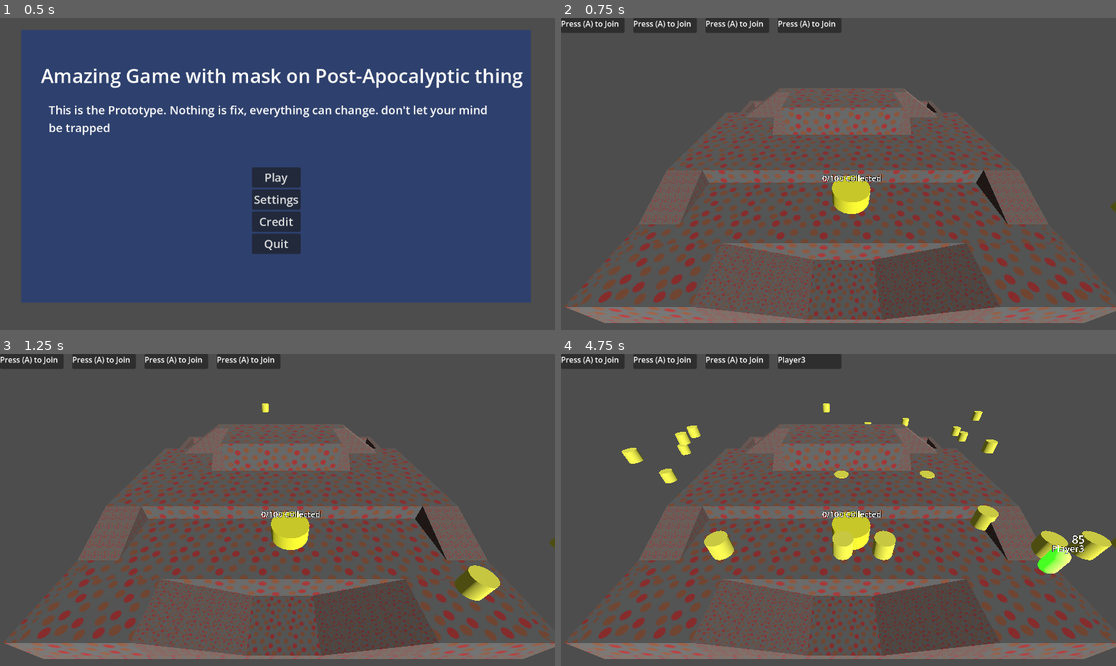
Above: before the commit, frames 1-4 (two rows, left to right).
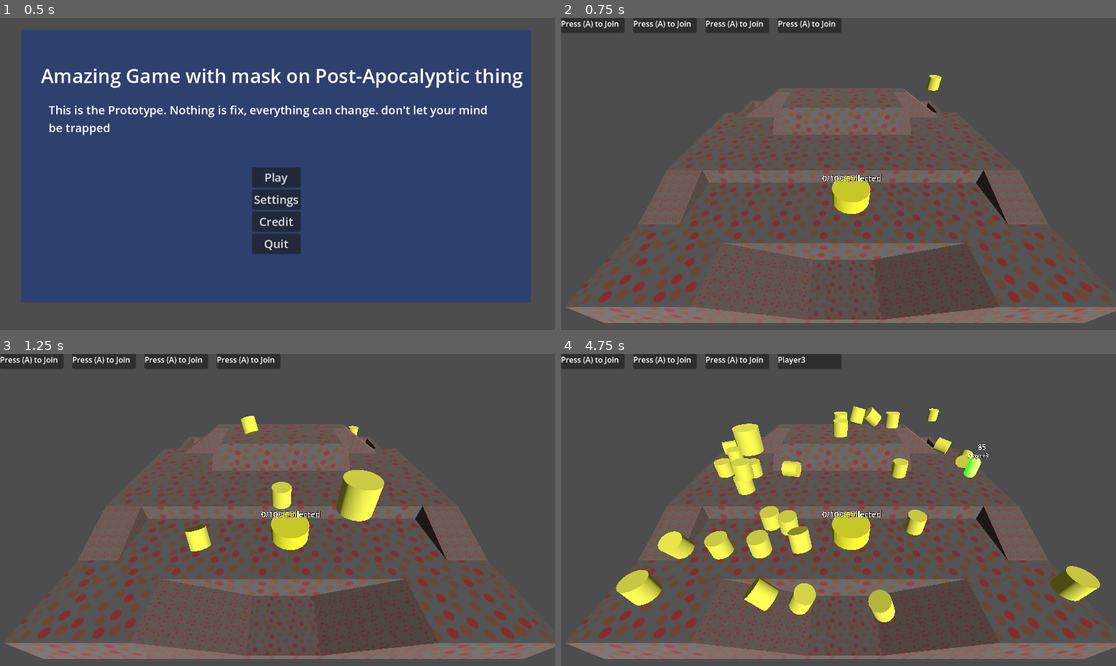
Above: after the commit, the same moments.

Repository: icvara/GGJ26
Game: Godot game, scene res://Menu/Landing_menu.tscn
Same seed, same stepped clock (60 frames per second), same inputs: the game is played once before the commit and once after it.
Inputs:
- Up to frame 1 (0.5 s): no input
- Up to frame 2 (0.75 s): click "Play" at 0.5 s
- Up to frame 3 (1.25 s): no input
- Up to frame 4 (4.75 s): tap A (move_left) every 0.75 s from 1.25 to 4.25 s; hold D (move_right) 1.28-2.03 s; hold Enter (join_game) 1.28-2.03 s; hold S (move_down) 2.03-2.78 s; tap Enter (join_game) at 2.1, 3.6 s; hold D (move_right) 2.78-3.53 s; hold Enter (join_game) 2.78-3.53 s; hold W (move_up) 3.53-4.28 s; hold A (move_left) from 4.28 s (still down); hold Enter (join_game) from 4.28 s (still down)

Frame 1 is identical in both runs. In frame 2, 0.1% of the frame differs, in the area x 65-100%, y 18-63%; in frame 3, 2.5%; in frame 4, 9.7%, in the area x 9-100%, y 15-86%.

Commit message:
correct gravity

Diff:
--- a/godot-ggj-26/items/object.tscn
+++ b/godot-ggj-26/items/object.tscn
@@ -1,6 +1,11 @@
 [gd_scene format=3 uid="uid://baig5ldsod2eb"]
 
 [ext_resource type="Script" uid="uid://ck2ulbq8c6t5w" path="res://items/object.gd" id="1_ol1fq"]
+
+[sub_resource type="PhysicsMaterial" id="PhysicsMaterial_ol1fq"]
+
+[sub_resource type="CylinderShape3D" id="CylinderShape3D_ol1fq"]
+height = 1.0
 
 [sub_resource type="StandardMaterial3D" id="StandardMaterial3D_cm8i7"]
 albedo_color = Color(1, 1, 0.3137255, 1)
@@ -9,31 +14,27 @@
 material = SubResource("StandardMaterial3D_cm8i7")
 height = 1.0
 
-[sub_resource type="PhysicsMaterial" id="PhysicsMaterial_ol1fq"]
-
-[sub_resource type="CylinderShape3D" id="CylinderShape3D_ol1fq"]
-height = 1.0
-
 [sub_resource type="CylinderShape3D" id="CylinderShape3D_8d01g"]
 radius = 0.82421875
 
 [node name="Object" type="Node3D" unique_id=1118360614]
 script = ExtResource("1_ol1fq")
 
-[node name="MeshInstance3D" type="MeshInstance3D" parent="." unique_id=728517360]
-mesh = SubResource("CylinderMesh_ol1fq")
-
-[node name="RigidBody3D" type="RigidBody3D" parent="MeshInstance3D" unique_id=689042725]
+[node name="RigidBody3D" type="RigidBody3D" parent="." unique_id=689042725]
 mass = 100.0
 physics_material_override = SubResource("PhysicsMaterial_ol1fq")
 gravity_scale = 10.0
 
-[node name="CollisionShape3D" type="CollisionShape3D" parent="MeshInstance3D/RigidBody3D" unique_id=2096220946]
+[node name="CollisionShape3D" type="CollisionShape3D" parent="RigidBody3D" unique_id=2096220946]
 shape = SubResource("CylinderShape3D_ol1fq")
 
-[node name="Area3D" type="Area3D" parent="." unique_id=2042536513]
+[node name="MeshInstance3D" type="MeshInstance3D" parent="RigidBody3D" unique_id=728517360]
+mesh = SubResource("CylinderMesh_ol1fq")
+skeleton = NodePath("../..")
 
-[node name="CollisionShape3D" type="CollisionShape3D" parent="Area3D" unique_id=1750662780]
+[node name="Area3D" type="Area3D" parent="RigidBody3D" unique_id=2042536513]
+
+[node name="CollisionShape3D" type="CollisionShape3D" parent="RigidBody3D/Area3D" unique_id=1750662780]
 shape = SubResource("CylinderShape3D_8d01g")
 
-[connection signal="body_entered" from="Area3D" to="." method="_on_area_3d_body_entered"]
+[connection signal="body_entered" from="RigidBody3D/Area3D" to="." method="_on_area_3d_body_entered"]
--- a/godot-ggj-26/items/rn_gobject_on_map.gd
+++ b/godot-ggj-26/items/rn_gobject_on_map.gd
@@ -1,7 +1,7 @@
 extends Node3D
 
 @export var items: Array[PackedScene]
-@export var grid_size := Vector3i(10, 1, 10) # grid width, height, depth
+@export var grid_size := Vector3i(5, 1, 5) # grid width, height, depth
 @export var cell_size := 2.0                 # size of each grid cell
 
 func _on_timer_timeout():
--- a/godot-ggj-26/main_game.tscn
+++ b/godot-ggj-26/main_game.tscn
@@ -56,4 +56,4 @@
 [node name="World_map_v2" parent="." unique_id=1930803997 instance=ExtResource("9_mf81u")]
 
 [node name="RNGobjectOnMap" parent="." unique_id=1498846755 instance=ExtResource("10_02kkc")]
-transform = Transform3D(1, 0, 0, 0, 1, 0, 0, 0, 1, 1.9532006, 2.2892332, 0)
+transform = Transform3D(1, 0, 0, 0, 1, 0, 0, 0, 1, 1.9532006, 6.8292613, 0)
Not shown: 1 places in godot-ggj-26/main_game.tscn that only renumber resources
